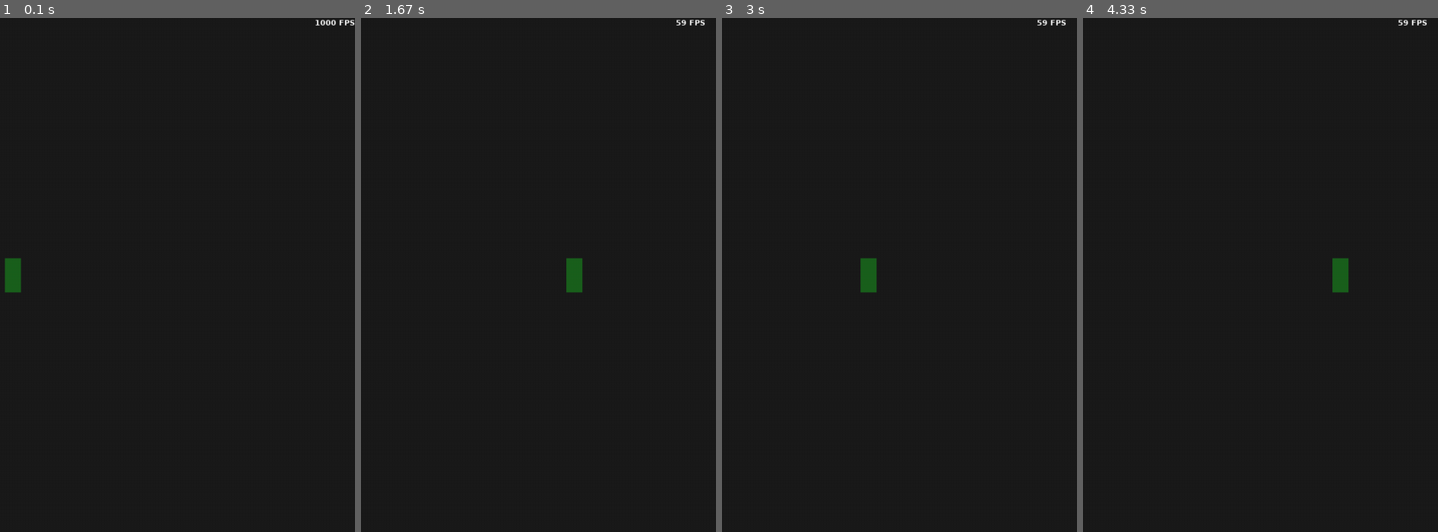
Above: before the commit, frames 1-4 (left to right).
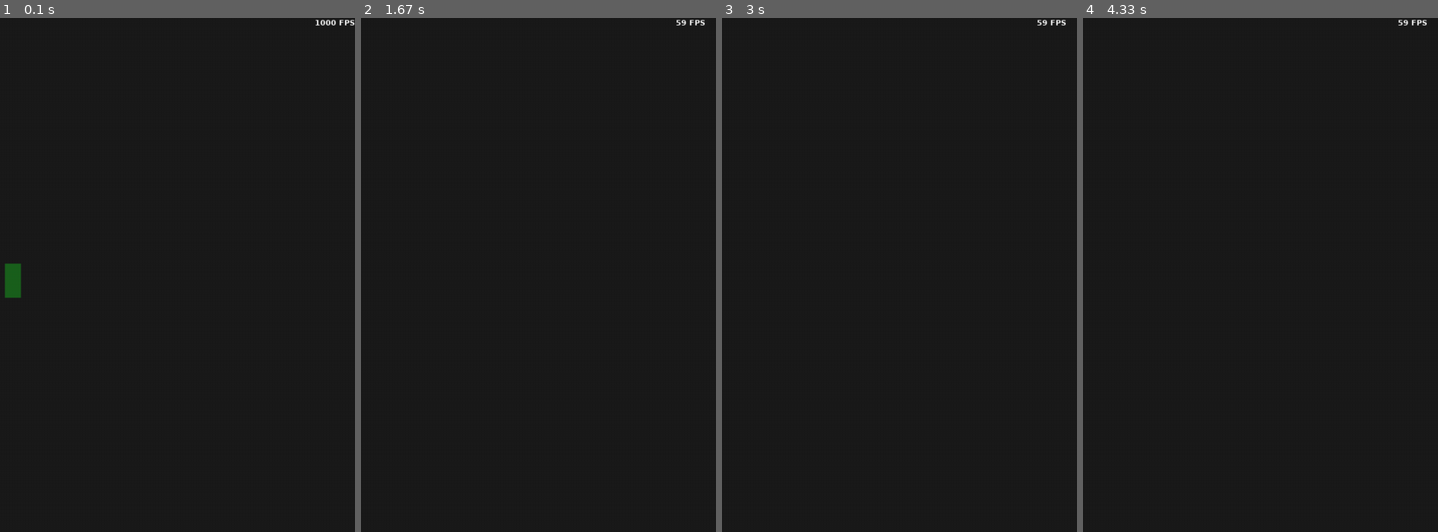
Above: after the commit, the same moments.

Repository: CSnackerman/pygame_starter
Game: pygame game, started from main.py
Two runs of this game, one before a commit and one after it. Both use one fixed random seed, a clock stepped at 60 frames per second and the inputs below.
Inputs:
- Up to frame 1 (0.1 s): no input
- Up to frame 2 (1.67 s): hold Right 0.33-0.8 s; hold Right 0.83-1.3 s; tap Space at 0.9, 1.2, 1.4 s; hold Left from 1.33 s (still down)
- Up to frame 3 (3 s): tap Space at 1.7 s; release Left at 1.87 s
- Up to frame 4 (4.33 s): hold Left 3-3.47 s; tap Space at 3.07, 3.37, 3.57, 3.87, 4.07 s; hold Right 3.5-3.97 s; hold Right from 4 s (still down)

The runs differ from the first frame. In frame 1, 0.1% of the frame differs, in the area x 1-6%, y 46-55%; in frame 2, 0.3%; in frame 3, 0.3%, in the area x 38-44%, y 46-54%; in frame 4, 0.3%.

Commit message:
improved movement with acceleration and added a jump

Diff:
--- a/main.py
+++ b/main.py
@@ -19,6 +19,10 @@
 ASPECT_RATIO = WIDTH / HEIGHT
 
 BG_COLOR = Color (27, 27, 27)
+
+
+
+
 
 # --- Setup ---
 
@@ -39,10 +43,17 @@
 frame_counter = 0
 
 # game settings
-MAX_SPEED = 500
+MAX_SPEED = 1100
+GRAVITY = 3000
+JUMP_POWER = 1100
+ACCELERATION = 10000
+DECELERATION = 7000
 
 # miscellaneous
 pygame.mouse.set_visible(CURSOR_VISIBLE)
+
+
+
 
 
 # --- Game Objects ---
@@ -59,6 +70,8 @@
 ])
 
 player_velocity = Vector2 ( [0.0, 0.0] )
+
+player_accel = Vector2 ([0, GRAVITY])
 
 player_rect = Rect (
     player_position.x,
@@ -77,39 +90,49 @@
 fps_text_position_x = WIDTH - fps_text_surface.get_rect().width
 
 
+
+
+
 # --- Game Loop ---
 
 RUNNING = 1
 while (RUNNING):
 
     # time & framerate
+    dt = clock.get_time() / 1000.0    # delta time (sec)
     clock.tick()
-    dt = clock.get_time() / 1000.0    # delta time (sec)
     frame_time += dt
     frame_counter += 1
 
     # keyboard events
     pressed_keys = pygame.key.get_pressed()
 
-    player_velocity.update (0, 0)
-
-    if pressed_keys [K_UP]:
-        player_velocity.y -= 1
-
-    if pressed_keys [K_DOWN]:
-        player_velocity.y += 1
-
+    # accelerate left or right
     if pressed_keys [K_LEFT]:
-        player_velocity.x -= 1
-
-    if pressed_keys [K_RIGHT]:
-        player_velocity.x += 1
-
+        player_accel.x = -ACCELERATION
+
+    elif pressed_keys [K_RIGHT]:
+        player_accel.x = ACCELERATION
+
+    # slow down / decelerate
+    else:
+        if player_velocity.x > 1:
+            player_accel.x = -DECELERATION
+        elif player_velocity.x < -1:
+            player_accel.x = DECELERATION
+
+        # stop when slow enough
+        else:
+            player_accel.x = 0
+            player_velocity.x = 0
+
+    # quit
     if pressed_keys [K_ESCAPE]:
         print ("pressed escape... quitting!")
         RUNNING = 0
 
-    # quit event
+
+    # events
     for event in pygame.event.get():
 
         if event.type == pygame.QUIT:
@@ -117,27 +140,68 @@
             RUNNING = 0
             break
 
+        # keyboard events
+        if event.type == pygame.KEYDOWN:
+
+            key = event.key
+
+            # jump
+            if key == K_SPACE:
+                player_velocity.y = -JUMP_POWER
+
+
+
+
     # render average frame rate
     if ( frame_time > 0.5 ):
 
         fps = str ( int ( frame_counter / frame_time ) )
+        # fps = str ( int ( clock.get_fps() ) )
 
         frame_time = 0
         frame_counter = 0
 
         pygame.display.set_caption ("Plat - " + fps + " fps" )
 
-        fps_text_surface = fps_font.render (fps + ' FPS', antialias, fps_font_color)
+        fps_text_surface = fps_font.render (
+            fps + ' FPS',
+            antialias,
+            fps_font_color
+        )
+
+    # apply acceleration
+    player_velocity += player_accel * dt
+
+    # apply speed limit
+    if player_velocity.x > MAX_SPEED:   # right
+        player_velocity.x = MAX_SPEED
+
+    elif player_velocity.x < -MAX_SPEED:    # left
+        player_velocity.x = -MAX_SPEED
+
+    if player_velocity.y > MAX_SPEED:   # down
+        player_velocity.y = MAX_SPEED
 
     # move the player rect
     if player_velocity.x != 0 or player_velocity.y != 0:
 
-        player_position += player_velocity.normalize() * MAX_SPEED * dt
-
-        new_x = player_position.x
-        new_y = player_position.y
-
-        player_rect.update (new_x, new_y, player_width, player_height)
+        # calculate new position
+        player_position.x += player_velocity.x * dt
+        player_position.y += player_velocity.y * dt
+
+        # update the rectangle
+        player_rect.update (
+            player_position.x,
+            player_position.y,
+            player_width,
+            player_height
+        )
+
+    # collide with floor
+    floor = HEIGHT - player_height
+    if player_position.y > floor:
+        player_position.y = floor
+        player_velocity.y = 0
 
     # clear
     window.fill (BG_COLOR)
@@ -151,6 +215,9 @@
     pygame.display.update()
 
 
+
+
+
 # --- Exit ---
 
 pygame.quit()
